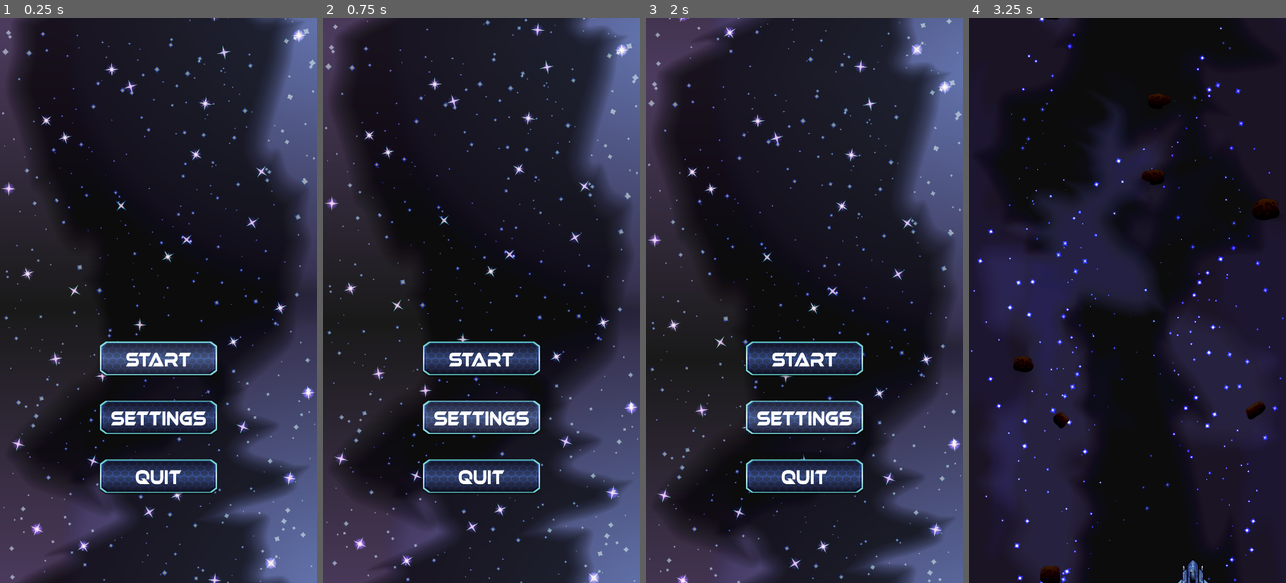
Above: before the commit, frames 1-4 (left to right).
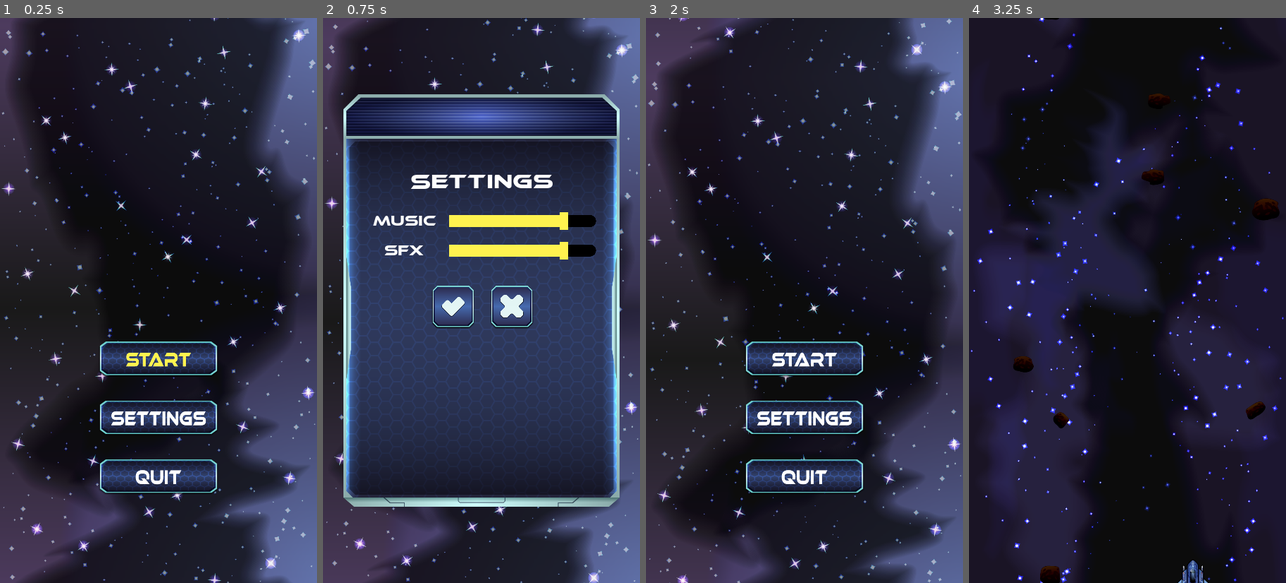
Above: after the commit, the same moments.

Repository: diegocantelmi82/TP-Final-Programacion-3
Game: Godot game, scene res://scenes/Main.tscn
Two runs of this game, one before a commit and one after it. Both use one fixed random seed, a clock stepped at 60 frames per second and the inputs below.
Inputs (mouse positions are in pixels of both pictures, inside the frame that each line leads up to):
- Up to frame 1 (0.25 s): no input
- Up to frame 2 (0.75 s): click (481, 419) at 0.5 s
- Up to frame 3 (2 s): click (775, 306) at 1.27 s
- Up to frame 4 (3.25 s): click (1127, 357) at 2 s; tap Enter at 2.75 s; move the mouse to (1197, 272) at 2.77 s; hold Right (move_right) from 2.78 s (still down); hold Down (move_bottom) from 2.78 s (still down); click (1197, 272) at 2.92 s

The runs differ from the first frame. In frame 1, 0.3% of the frame differs, in the area x 39-61%, y 59-62%; in frame 2, 52%, in the area x 6-94%, y 13-87%; in frame 3, less than 0.1%; in frame 4, nothing differs.

Commit message:
Implementacion de UI

Diff:
--- a/common/GenericButton.gd
+++ b/common/GenericButton.gd
@@ -1,14 +1,18 @@
 class_name GenericButton
 
-extends Node
+extends TextureButton
 
 onready var buttonHoverSound = get_node('/root/Main/ButtonHoverSound')
 
 func _ready():
 	self.connect("mouse_entered", self, "playHoverSound")
 	self.connect("focus_entered", self, "playHoverSound")
+	self.connect("mouse_entered", self, "_grab_focus")
 
 func playHoverSound():
 	if (buttonHoverSound):
 		buttonHoverSound.volume_db = linear2db(Settings.sfx_volume)
 		buttonHoverSound.play()
+
+func _grab_focus():
+	self.grab_focus()
--- a/common/Player.gd
+++ b/common/Player.gd
@@ -1,3 +1,25 @@
 extends Node
 
-var main_ship: int = 1
+enum player_ship {AVENGER, DEFENDER, STRIKER}
+
+var main_ship: int = player_ship.AVENGER
+var current_level: int = 1
+var secondary_ammo: int = 3
+
+var ships = {
+			player_ship.AVENGER:
+								{
+								"is_alive": 1,
+								"secondary_ammo": secondary_ammo
+								},
+			player_ship.DEFENDER:
+								{
+								"is_alive": 1,
+								"secondary_ammo": secondary_ammo
+								},
+			player_ship.STRIKER:
+								{
+								"is_alive": 1,
+								"secondary_ammo": secondary_ammo
+								}
+			}
--- a/common/SettingsButton.gd
+++ b/common/SettingsButton.gd
@@ -1 +1,9 @@
 extends GenericButton
+
+signal showSettingsWindow
+
+func _ready():
+	self.connect("pressed", self, "showSettings")
+
+func showSettings():
+	emit_signal("showSettingsWindow")
--- a/project.godot
+++ b/project.godot
@@ -9,7 +9,7 @@
 config_version=4
 
 _global_script_classes=[ {
-"base": "Node",
+"base": "TextureButton",
 "class": "GenericButton",
 "language": "GDScript",
 "path": "res://common/GenericButton.gd"
--- a/scenes/Main.gd
+++ b/scenes/Main.gd
@@ -4,6 +4,7 @@
 
 func _ready():
 	$CanvasLayer/StartButton.grab_focus()
+	$CanvasLayer/SettingsButton.connect("showSettingsWindow", $CanvasLayer/SettingsWindow, "_show_window")
 #	$Avenger.connect("shoot", self, "_on_Ship_shoot")
 	#$Defender.connect("shoot", self, "_on_Ship_shoot")
 	#$Striker.connect("shoot", self, "_on_Ship_shoot")
--- a/scenes/Main.tscn
+++ b/scenes/Main.tscn
@@ -1,8 +1,9 @@
-[gd_scene load_steps=14 format=2]
+[gd_scene load_steps=16 format=2]
 
 [ext_resource path="res://scenes/Main.gd" type="Script" id=1]
 [ext_resource path="res://scenes/parallax/Parallax.tscn" type="PackedScene" id=2]
 [ext_resource path="res://assets/menu/background.png" type="Texture" id=3]
+[ext_resource path="res://scenes/shipSelection/ShipSelectionWindow.tscn" type="PackedScene" id=4]
 [ext_resource path="res://assets/menu/start_button_hover.png" type="Texture" id=5]
 [ext_resource path="res://assets/menu/start_button.png" type="Texture" id=6]
 [ext_resource path="res://assets/menu/settings_button.png" type="Texture" id=7]
@@ -13,6 +14,7 @@
 [ext_resource path="res://common/QuitButton.gd" type="Script" id=12]
 [ext_resource path="res://common/SettingsButton.gd" type="Script" id=13]
 [ext_resource path="res://common/StartButton.gd" type="Script" id=14]
+[ext_resource path="res://scenes/settings/SettingsWindow.tscn" type="PackedScene" id=15]
 
 [node name="Main" type="Node2D"]
 script = ExtResource( 1 )
@@ -68,5 +70,11 @@
 texture_focused = ExtResource( 9 )
 script = ExtResource( 12 )
 
+[node name="SettingsWindow" parent="CanvasLayer" instance=ExtResource( 15 )]
+visible = false
+
+[node name="ShipSelectionWindow" parent="CanvasLayer" instance=ExtResource( 4 )]
+visible = false
+
 [node name="ButtonHoverSound" type="AudioStreamPlayer" parent="."]
 stream = ExtResource( 11 )
--- /dev/null
+++ b/scenes/settings/CancelButton.gd
@@ -0,0 +1,9 @@
+extends GenericButton
+
+signal closeSettingsWindow
+
+func _ready():
+	self.connect("pressed", self, "closeSettingsWindow")
+
+func closeSettingsWindow():
+	emit_signal("closeSettingsWindow")
--- /dev/null
+++ b/scenes/settings/ConfirmButton.gd
@@ -0,0 +1,9 @@
+extends GenericButton
+
+signal saveSettings
+
+func _ready():
+	self.connect("pressed", self, "saveSettings")
+
+func saveSettings():
+	emit_signal("saveSettings")
--- /dev/null
+++ b/scenes/settings/SettingsWindow.gd
@@ -0,0 +1,18 @@
+extends TextureRect
+
+func _ready():
+	$ConfirmButton.connect("saveSettings", self, "_save_settings")
+	$CancelButton.connect("closeSettingsWindow", self, "_close_window")
+
+func _save_settings():
+	Settings.music_volume = $MusicSlider.value
+	Settings.sfx_volume = $SfxSlider.value
+	self._close_window()
+
+func _show_window():
+	$MusicSlider.value = Settings.music_volume
+	$SfxSlider.value = Settings.sfx_volume
+	self.show()
+
+func _close_window():
+	self.hide()
--- /dev/null
+++ b/scenes/settings/SettingsWindow.tscn
@@ -0,0 +1,142 @@
+[gd_scene load_steps=17 format=2]
+
+[ext_resource path="res://assets/fonts/ethnocentric rg.otf" type="DynamicFontData" id=1]
+[ext_resource path="res://assets/menu/grabber.png" type="Texture" id=2]
+[ext_resource path="res://assets/menu/settings_window.png" type="Texture" id=3]
+[ext_resource path="res://assets/menu/confirm_button.png" type="Texture" id=4]
+[ext_resource path="res://assets/menu/confirm_button_hover.png" type="Texture" id=5]
+[ext_resource path="res://assets/menu/cancel_button_hover.png" type="Texture" id=6]
+[ext_resource path="res://assets/menu/cancel_button.png" type="Texture" id=7]
+[ext_resource path="res://scenes/settings/SettingsWindow.gd" type="Script" id=8]
+[ext_resource path="res://scenes/settings/CancelButton.gd" type="Script" id=9]
+[ext_resource path="res://scenes/settings/ConfirmButton.gd" type="Script" id=10]
+
+[sub_resource type="DynamicFont" id=6]
+size = 72
+font_data = ExtResource( 1 )
+
+[sub_resource type="DynamicFont" id=3]
+size = 48
+font_data = ExtResource( 1 )
+
+[sub_resource type="StyleBoxFlat" id=1]
+content_margin_left = 20.0
+content_margin_right = 20.0
+content_margin_top = 20.0
+content_margin_bottom = 20.0
+bg_color = Color( 0, 0, 0, 1 )
+corner_radius_top_left = 20
+corner_radius_top_right = 20
+corner_radius_bottom_right = 20
+corner_radius_bottom_left = 20
+
+[sub_resource type="StyleBoxFlat" id=2]
+bg_color = Color( 1, 0.94902, 0.309804, 1 )
+
+[sub_resource type="StyleBoxFlat" id=4]
+bg_color = Color( 1, 0.94902, 0.309804, 1 )
+
+[sub_resource type="StyleBoxFlat" id=5]
+bg_color = Color( 1, 0.94902, 0.309804, 1 )
+
+[node name="SettingsWindow" type="TextureRect"]
+anchor_left = 0.5
+anchor_top = 0.5
+anchor_right = 0.5
+anchor_bottom = 0.5
+margin_left = -470.0
+margin_top = -700.0
+margin_right = 470.0
+margin_bottom = 700.0
+texture = ExtResource( 3 )
+script = ExtResource( 8 )
+
+[node name="SettingsTitle" type="Label" parent="."]
+anchor_left = 0.5
+anchor_right = 0.5
+margin_left = -243.0
+margin_top = 250.0
+margin_right = 243.0
+margin_bottom = 338.0
+custom_fonts/font = SubResource( 6 )
+text = "Settings"
+align = 1
+valign = 1
+
+[node name="MusicLabel" type="Label" parent="."]
+margin_left = 100.0
+margin_top = 400.0
+margin_right = 313.0
+margin_bottom = 459.0
+custom_fonts/font = SubResource( 3 )
+text = "Music"
+align = 1
+valign = 1
+
+[node name="MusicSlider" type="HSlider" parent="."]
+margin_left = 360.0
+margin_top = 400.0
+margin_right = 860.0
+margin_bottom = 460.0
+custom_icons/grabber_highlight = ExtResource( 2 )
+custom_icons/grabber = ExtResource( 2 )
+custom_styles/slider = SubResource( 1 )
+custom_styles/grabber_area_highlight = SubResource( 2 )
+custom_styles/grabber_area = SubResource( 4 )
+max_value = 1.0
+step = 0.01
+
+[node name="SfxLabel" type="Label" parent="."]
+margin_left = 100.0
+margin_top = 500.0
+margin_right = 313.0
+margin_bottom = 559.0
+custom_fonts/font = SubResource( 3 )
+text = "SFX"
+align = 1
+valign = 1
+
+[node name="SfxSlider" type="HSlider" parent="."]
+margin_left = 360.0
+margin_top = 500.0
+margin_right = 860.0
+margin_bottom = 560.0
+custom_icons/grabber_highlight = ExtResource( 2 )
+custom_icons/grabber = ExtResource( 2 )
+custom_styles/slider = SubResource( 1 )
+custom_styles/grabber_area_highlight = SubResource( 2 )
+custom_styles/grabber_area = SubResource( 5 )
+max_value = 1.0
+step = 0.01
+
+[node name="ConfirmButton" type="TextureButton" parent="."]
+anchor_left = 0.5
+anchor_top = 0.5
+anchor_right = 0.5
+anchor_bottom = 0.5
+margin_left = -170.0
+margin_top = -50.0
+margin_right = 40.0
+margin_bottom = 160.0
+rect_scale = Vector2( 0.7, 0.7 )
+texture_normal = ExtResource( 4 )
+texture_pressed = ExtResource( 5 )
+texture_hover = ExtResource( 5 )
+texture_focused = ExtResource( 5 )
+script = ExtResource( 10 )
+
+[node name="CancelButton" type="TextureButton" parent="."]
+anchor_left = 0.5
+anchor_top = 0.5
+anchor_right = 0.5
+anchor_bottom = 0.5
+margin_left = 30.0
+margin_top = -50.0
+margin_right = 240.0
+margin_bottom = 160.0
+rect_scale = Vector2( 0.7, 0.7 )
+texture_normal = ExtResource( 7 )
+texture_pressed = ExtResource( 6 )
+texture_hover = ExtResource( 6 )
+texture_focused = ExtResource( 6 )
+script = ExtResource( 9 )
--- /dev/null
+++ b/scenes/shipSelection/ShipSelectionWindow.tscn
@@ -0,0 +1,148 @@
+[gd_scene load_steps=22 format=2]
+
+[ext_resource path="res://assets/menu/avenger_button.png" type="Texture" id=1]
+[ext_resource path="res://assets/fonts/ethnocentric rg.otf" type="DynamicFontData" id=2]
+[ext_resource path="res://assets/menu/hp_icon_bad.png" type="Texture" id=3]
+[ext_resource path="res://assets/menu/settings_window.png" type="Texture" id=4]
+[ext_resource path="res://assets/menu/defender_button.png" type="Texture" id=5]
+[ext_resource path="res://assets/menu/striker_button.png" type="Texture" id=6]
+[ext_resource path="res://assets/menu/hp_icon_good.png" type="Texture" id=7]
+[ext_resource path="res://assets/menu/speed_icon.png" type="Texture" id=8]
+[ext_resource path="res://assets/menu/speed_icon_good.png" type="Texture" id=9]
+[ext_resource path="res://assets/menu/damage_icon_bad.png" type="Texture" id=10]
+[ext_resource path="res://assets/menu/damage_icon.png" type="Texture" id=11]
+[ext_resource path="res://assets/menu/speed_icon_bad.png" type="Texture" id=12]
+[ext_resource path="res://assets/menu/avenger_button_hover.png" type="Texture" id=13]
+[ext_resource path="res://assets/menu/defender_button_hover.png" type="Texture" id=14]
+[ext_resource path="res://assets/menu/hp_icon.png" type="Texture" id=15]
+[ext_resource path="res://assets/menu/striker_button_hover.png" type="Texture" id=16]
+[ext_resource path="res://assets/menu/damage_icon_good.png" type="Texture" id=17]
+[ext_resource path="res://assets/menu/avenger_button_disabled.png" type="Texture" id=18]
+[ext_resource path="res://assets/menu/defender_button_disabled.png" type="Texture" id=19]
+[ext_resource path="res://assets/menu/striker_button_disabled.png" type="Texture" id=20]
+
+[sub_resource type="DynamicFont" id=1]
+size = 72
+font_data = ExtResource( 2 )
+
+[node name="ShipSelectionWindow" type="TextureRect"]
+anchor_left = 0.5
+anchor_top = 0.5
+anchor_right = 0.5
+anchor_bottom = 0.5
+margin_left = -470.0
+margin_top = -700.0
+margin_right = 470.0
+margin_bottom = 700.0
+texture = ExtResource( 4 )
+
+[node name="ShipSelectionTitle" type="Label" parent="."]
+anchor_left = 0.5
+anchor_right = 0.5
+margin_left = -350.5
+margin_top = 200.0
+margin_right = 350.5
+margin_bottom = 379.0
+custom_fonts/font = SubResource( 1 )
+text = "Select your
+ship"
+align = 1
+
+[node name="AvengerButton" type="TextureButton" parent="."]
+margin_left = 100.0
+margin_top = 450.0
+margin_right = 311.0
+margin_bottom = 661.0
+texture_normal = ExtResource( 1 )
+texture_pressed = ExtResource( 13 )
+texture_hover = ExtResource( 13 )
+texture_disabled = ExtResource( 18 )
+texture_focused = ExtResource( 13 )
+
+[node name="DefenderButton" type="TextureButton" parent="."]
+margin_left = 100.0
+margin_top = 750.0
+margin_right = 311.0
+margin_bottom = 961.0
+texture_normal = ExtResource( 5 )
+texture_pressed = ExtResource( 14 )
+texture_hover = ExtResource( 14 )
+texture_disabled = ExtResource( 19 )
+texture_focused = ExtResource( 14 )
+
+[node name="StrikerButton" type="TextureButton" parent="."]
+margin_left = 100.0
+margin_top = 1050.0
+margin_right = 311.0
+margin_bottom = 1261.0
+texture_normal = ExtResource( 6 )
+texture_pressed = ExtResource( 16 )
+texture_hover = ExtResource( 16 )
+texture_disabled = ExtResource( 20 )
+texture_focused = ExtResource( 16 )
+
+[node name="AvengerContainer" type="HBoxContainer" parent="."]
+margin_left = 350.0
+margin_top = 500.0
+margin_right = 850.0
+margin_bottom = 600.0
+custom_constants/separation = 0
+
+[node name="HPIcon" type="Sprite" parent="AvengerContainer"]
+position = Vector2( 100, 50 )
+scale = Vector2( 1.5, 1.5 )
+texture = ExtResource( 3 )
+
+[node name="DamageIcon" type="Sprite" parent="AvengerContainer"]
+position = Vector2( 250, 50 )
+scale = Vector2( 1.5, 1.5 )
+texture = ExtResource( 17 )
+
+[node name="SpeedIcon" type="Sprite" parent="AvengerContainer"]
+position = Vector2( 400, 50 )
+scale = Vector2( 1.5, 1.5 )
+texture = ExtResource( 8 )
+
+[node name="DefenderContainer" type="HBoxContainer" parent="."]
+margin_left = 350.0
+margin_top = 800.0
+margin_right = 850.0
+margin_bottom = 900.0
+custom_constants/separation = 0
+
+[node name="HPIcon" type="Sprite" parent="DefenderContainer"]
+position = Vector2( 100, 50 )
+scale = Vector2( 1.5, 1.5 )
+texture = ExtResource( 7 )
+
+[node name="DamageIcon" type="Sprite" parent="DefenderContainer"]
+position = Vector2( 250, 50 )
+scale = Vector2( 1.5, 1.5 )
+texture = ExtResource( 11 )
+
+[node name="SpeedIcon" type="Sprite" parent="DefenderContainer"]
+position = Vector2( 400, 50 )
+scale = Vector2( 1.5, 1.5 )
+texture = ExtResource( 12 )
+
+[node name="StrikerContainer" type="HBoxContainer" parent="."]
+margin_left = 350.0
+margin_top = 1100.0
+margin_right = 850.0
+margin_bottom = 1200.0
+custom_constants/separation = 0
+
+[node name="HPIcon" type="Sprite" parent="StrikerContainer"]
+position = Vector2( 100, 50 )
+scale = Vector2( 1.5, 1.5 )
+texture = ExtResource( 15 )
+
+[node name="DamageIcon" type="Sprite" parent="StrikerContainer"]
+position = Vector2( 250, 50 )
+scale = Vector2( 1.5, 1.5 )
+texture = ExtResource( 10 )
+
+[node name="SpeedIcon" type="Sprite" parent="StrikerContainer"]
+position = Vector2( 400, 50 )
+scale = Vector2( 1.5, 1.5 )
+texture = ExtResource( 9 )
Binary file added: assets/menu/avenger_button.png
Not shown, added: assets/menu/avenger_button.png.import
Binary file added: assets/menu/avenger_button_disabled.png
Not shown, added: assets/menu/avenger_button_disabled.png.import
Binary file added: assets/menu/avenger_button_hover.png
Not shown, added: assets/menu/avenger_button_hover.png.import
Binary file added: assets/menu/cancel_button.png
Not shown, added: assets/menu/cancel_button.png.import
Binary file added: assets/menu/cancel_button_hover.png
Not shown, added: assets/menu/cancel_button_hover.png.import
Binary file added: assets/menu/confirm_button.png
Not shown, added: assets/menu/confirm_button.png.import
(and 39 more such lines)
